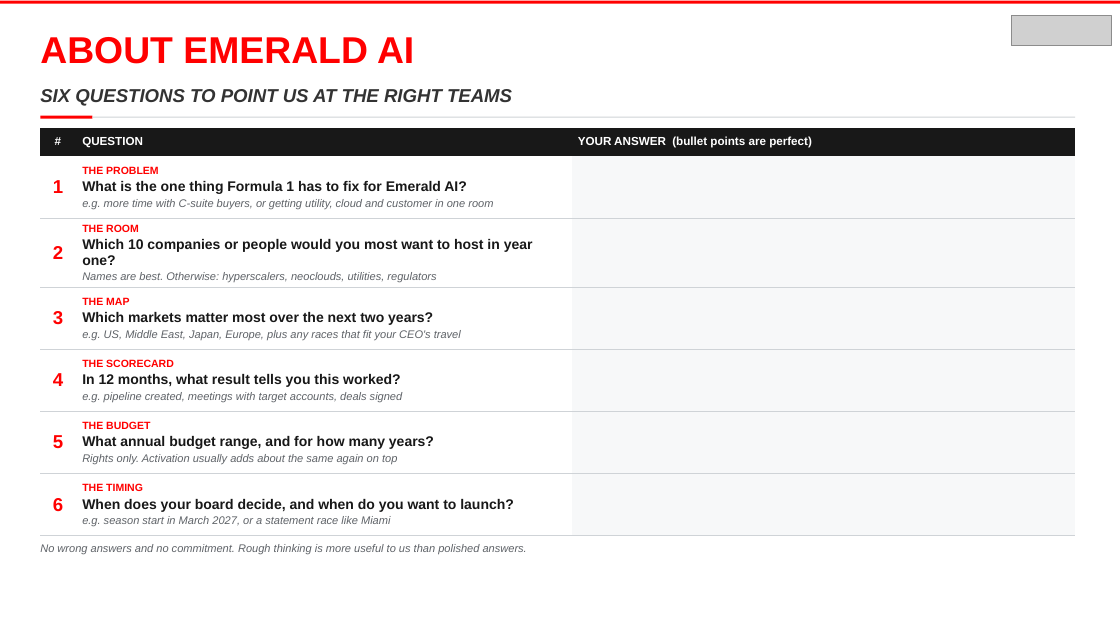
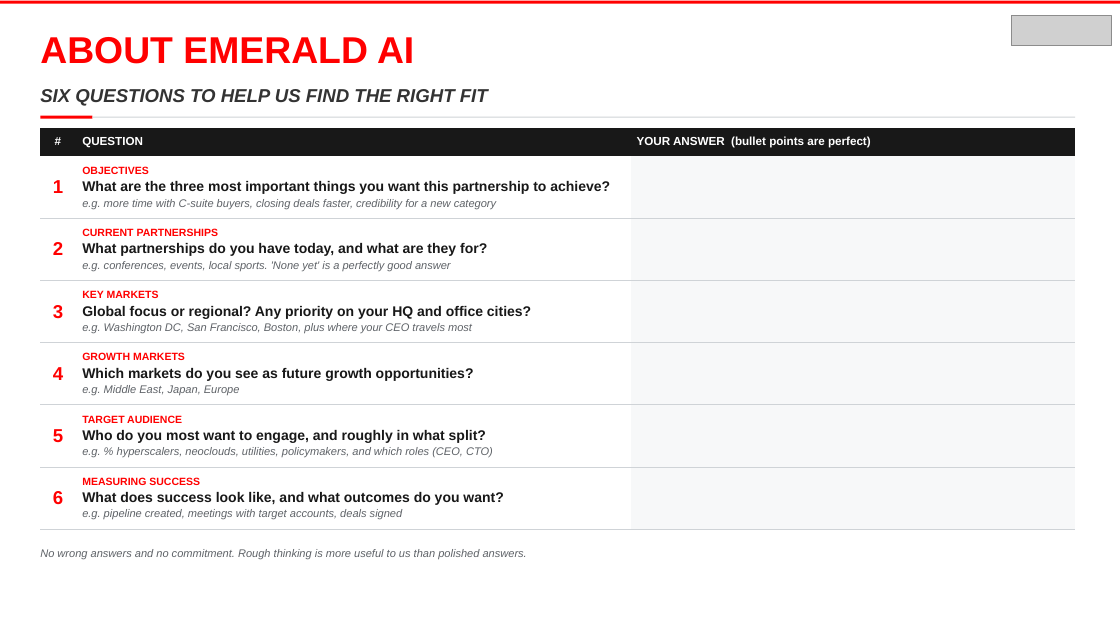
Before and after one commit to rahulgopalan42/rg42, a slide deck: slide 2 of emerald-ai/Emerald_AI_F1_Partnership_Brief.pptx. Drawn at 1120x630 pixels with LibreOffice and Linux fonts; fonts in the diff are those of the drawing; grey boxes stand for pictures. Boxes give left, top, right and bottom in pixels: in the first picture for what was removed or moved away, otherwise in the second. Text is boxed around its words. In the diff, an @@ line names an element or a change of style, - is before the commit and + after.

```diff
--- a/emerald-ai/Emerald_AI_F1_Partnership_Brief.pptx
+++ b/emerald-ai/Emerald_AI_F1_Partnership_Brief.pptx
@@ text at box(40, 89, 488, 106): text changed @@
-SIX QUESTIONS TO POINT US AT THE RIGHT TEAMS
+SIX QUESTIONS TO HELP US FIND THE RIGHT FIT
@@ table at box(40, 128, 1075, 529) @@
-row 2, column 2: THE PROBLEM / What is the one thing Formula 1 has to fix for Emerald AI? / e.g. more time with C-suite buyers, or getting utility, cloud and customer in one room
+row 2, column 2: OBJECTIVES / What are the three most important things you want this partnership to achieve? / e.g. more time with C-suite buyers, closing deals faster, credibility for a new category
-row 3, column 2: THE ROOM / Which 10 companies or people would you most want to host in year one? / Names are best. Otherwise: hyperscalers, neoclouds, utilities, regulators
+row 3, column 2: CURRENT PARTNERSHIPS / What partnerships do you have today, and what are they for? / e.g. conferences, events, local sports. 'None yet' is a perfectly good answer
-row 4, column 2: THE MAP / Which markets matter most over the next two years? / e.g. US, Middle East, Japan, Europe, plus any races that fit your CEO's travel
+row 4, column 2: KEY MARKETS / Global focus or regional? Any priority on your HQ and office cities? / e.g. Washington DC, San Francisco, Boston, plus where your CEO travels most
-row 5, column 2: THE SCORECARD / In 12 months, what result tells you this worked? / e.g. pipeline created, meetings with target accounts, deals signed
+row 5, column 2: GROWTH MARKETS / Which markets do you see as future growth opportunities? / e.g. Middle East, Japan, Europe
-row 6, column 2: THE BUDGET / What annual budget range, and for how many years? / Rights only. Activation usually adds about the same again on top
+row 6, column 2: TARGET AUDIENCE / Who do you most want to engage, and roughly in what split? / e.g. % hyperscalers, neoclouds, utilities, policymakers, and which roles (CEO, CTO)
-row 7, column 2: THE TIMING / When does your board decide, and when do you want to launch? / e.g. season start in March 2027, or a statement race like Miami
+row 7, column 2: MEASURING SUCCESS / What does success look like, and what outcomes do you want? / e.g. pipeline created, meetings with target accounts, deals signed
@@ text "No wrong answers and no ...": place and size @@
-text "No wrong answers and no ..." at box(40, 544, 527, 555)
+text "No wrong answers and no ..." at box(40, 549, 527, 559)
```
Also in this commit, not shown: 1 other slide changed.
